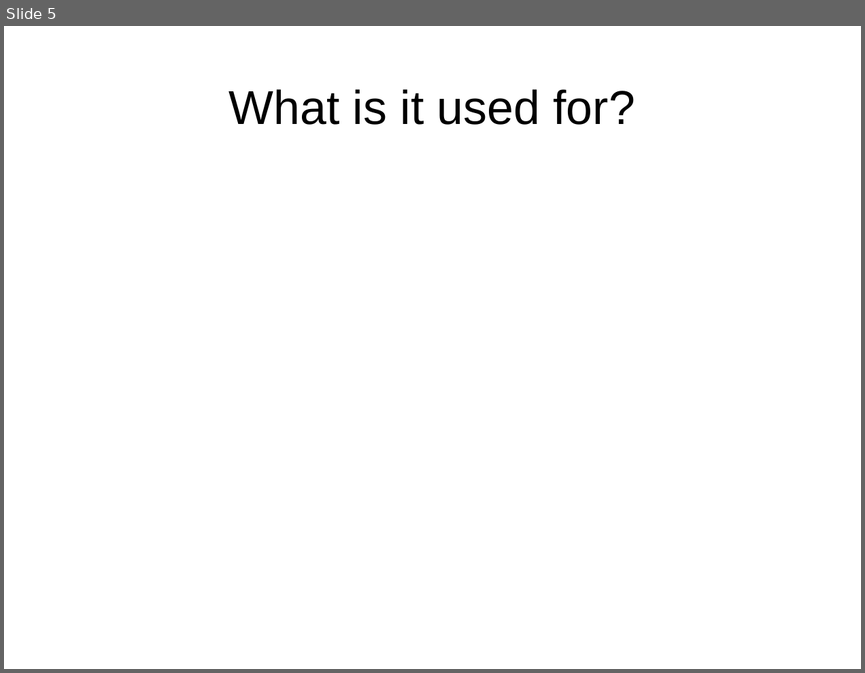
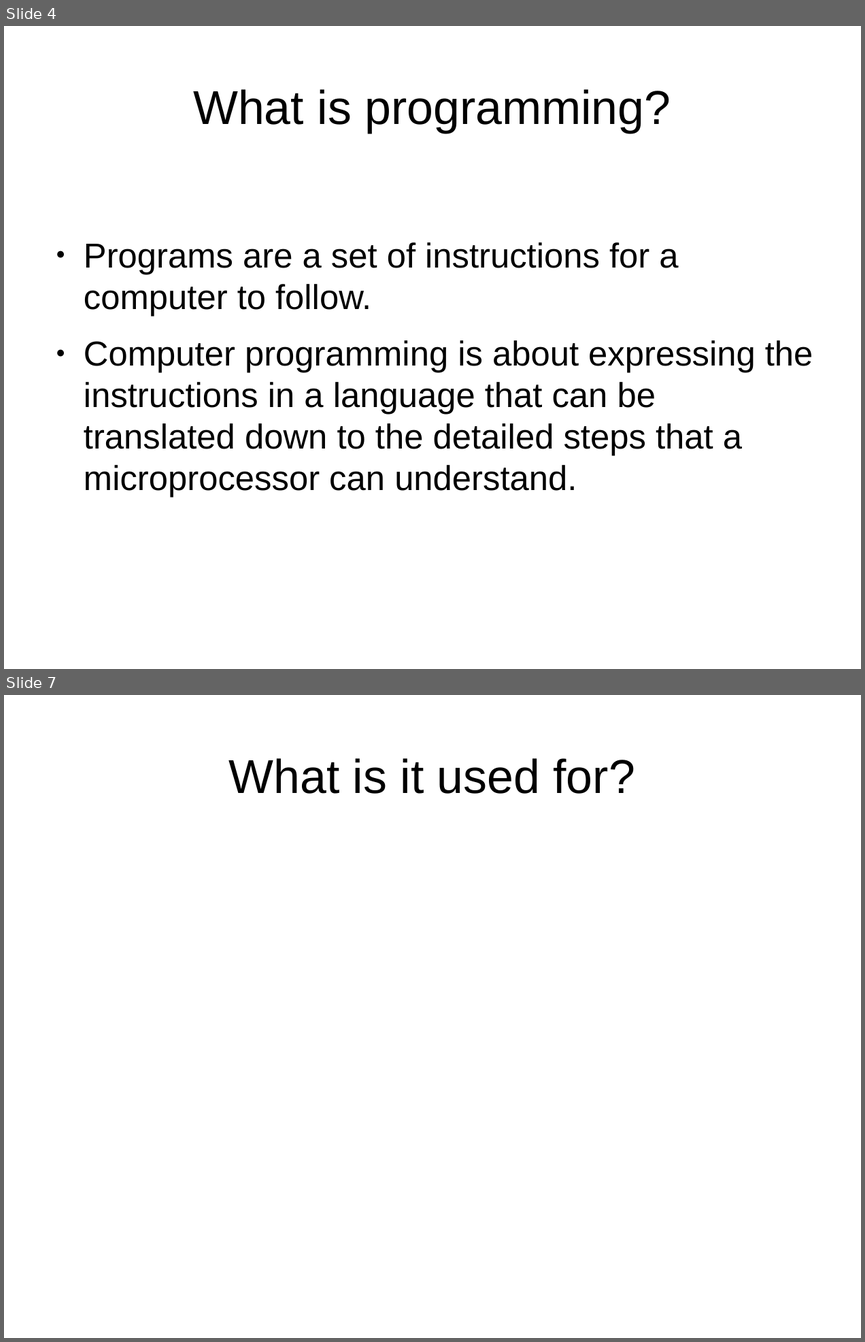
Before and after one commit to ClojureBridgeAmsterdam/presentations, a slide deck: presentation.odp. Shown one above the other, each under a label of ours: slide 5 before the commit, slides 4 and 7 after it; the slides between them are not shown. The pictures are 865x673 and 865x1342 pixels, drawn with LibreOffice and Linux fonts; fonts in the diff are those of the drawing. Boxes give left, top, right and bottom in pixels: in the first picture for what was removed or moved away, otherwise in the second. Text is boxed around its words. In the diff, an @@ line names an element or a change of style, - is before the commit and + after.

```diff
--- a/presentation.odp
+++ b/presentation.odp
@@ slide 4 added at (4, 26, 861, 669), background #FFFFFF @@
@@ title added at (193, 89, 670, 133), 44 pt, text #000000 @@
+What is programming?
@@ text added at (84, 242, 813, 497), 32 pt, text #000000 @@
+● Programs are a set of instructions for a computer to follow.
+● Computer programming is about expressing the instructions in a language that can be translated down to the detailed steps that a microprocessor can understand.
@@ what was slide 5 is now slide 7 @@
```
Also in this commit, not shown: 3 slides changed, 3 other slides added, 1 slide removed.
